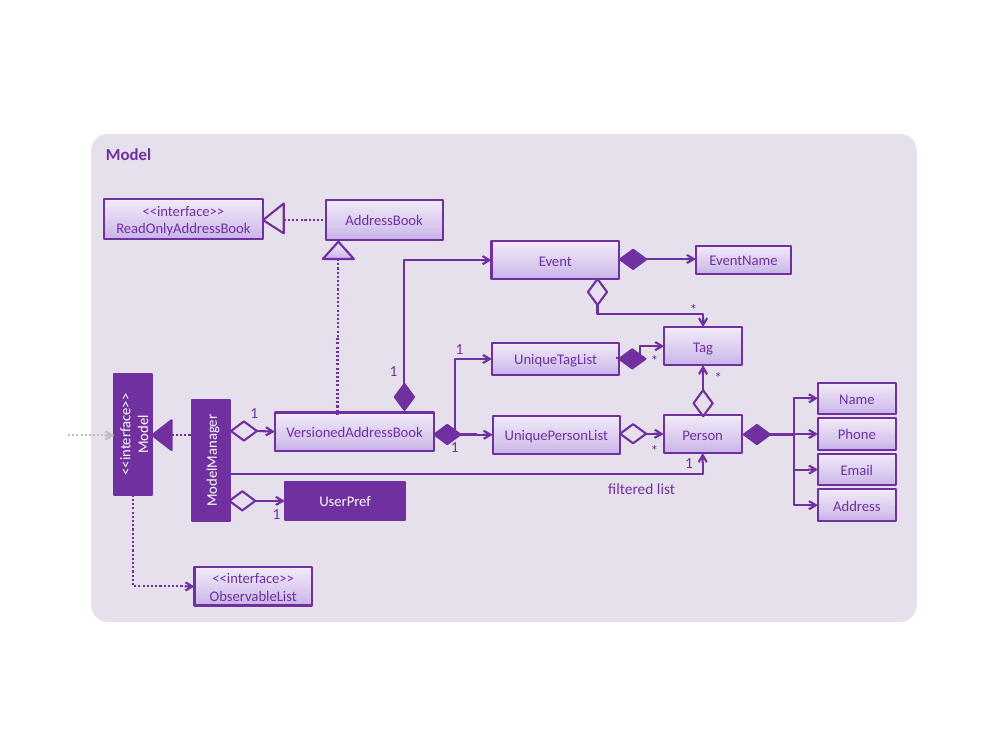
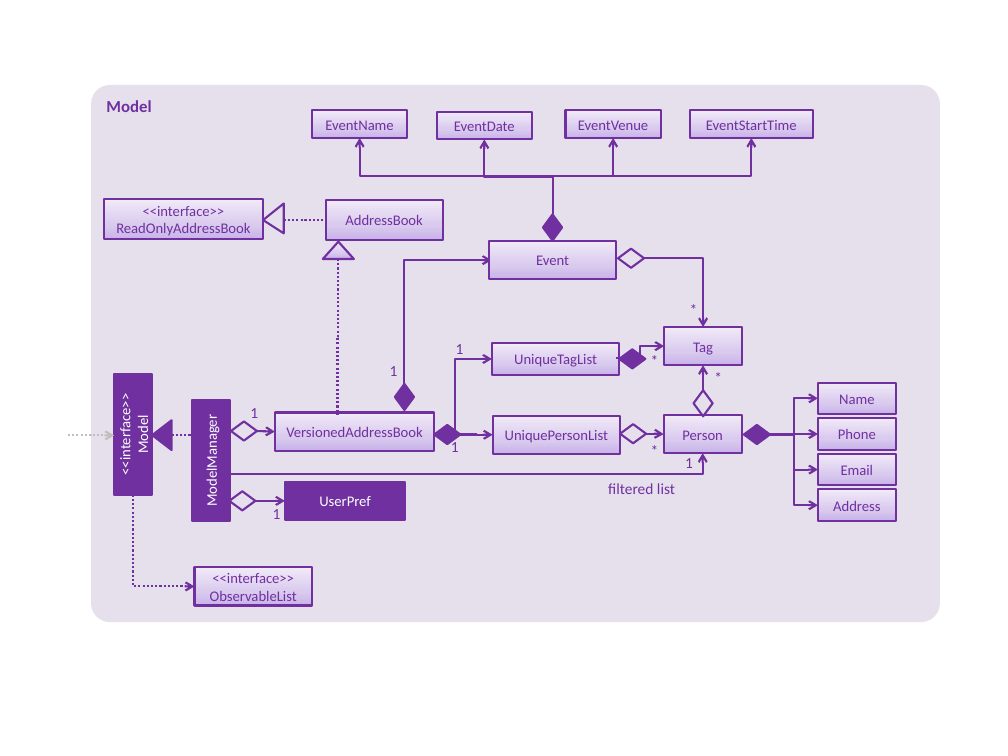
Before and after one commit to wm28/main, a slide deck: slide 1 of docs/diagrams/ModelComponentClassBetterOopDiagram.pptx. Drawn at 1008x756 pixels with LibreOffice and Linux fonts; fonts in the diff are those of the drawing. Boxes give left, top, right and bottom in pixels: in the first picture for what was removed or moved away, otherwise in the second. Text is boxed around its words. In the diff, an @@ line names an element or a change of style, - is before the commit and + after.

```diff
--- a/docs/diagrams/ModelComponentClassBetterOopDiagram.pptx
+++ b/docs/diagrams/ModelComponentClassBetterOopDiagram.pptx
@@ rounded rectangle "Model": place and size @@
-rounded rectangle "Model" at (91, 134, 916, 622)
+rounded rectangle "Model" at (91, 85, 939, 622)
@@ rectangle "EventName": place and size @@
-rectangle "EventName" at (696, 246, 790, 273)
+rectangle "EventName" at (312, 110, 407, 137)
@@ rectangle added at (436, 112, 531, 139), fill gradient #C9B5E8 to #D8CBEE to #F0EAF9, outline #7030A0 1.5 pt, 10.5 pt, text #7030A0 @@
+EventDate
@@ rectangle added at (565, 110, 660, 137), fill gradient #C9B5E8 to #D8CBEE to #F0EAF9, outline #7030A0 1.5 pt, 10.5 pt, text #7030A0 @@
+EventVenue
@@ rectangle added at (689, 110, 812, 137), fill gradient #C9B5E8 to #D8CBEE to #F0EAF9, outline #7030A0 1.5 pt, 10.5 pt, text #7030A0 @@
+EventStartTime
@@ elbow arrow added from (552, 215) to (360, 138), #7030A0 1.5 pt @@
@@ elbow arrow added from (552, 215) to (484, 139), #7030A0 1.5 pt @@
@@ elbow arrow added from (552, 215) to (751, 138), #7030A0 1.5 pt @@
@@ elbow arrow added from (552, 215) to (613, 138), #7030A0 1.5 pt @@
@@ diamond at (543, 214, 562, 240): rotation 0 to 270 degrees @@
@@ diamond at (618, 249, 644, 268): rotation 270 to 180 degrees @@
@@ elbow arrow removed from (643, 259) to (696, 259) @@
@@ elbow arrow moved from (598, 305) - (704, 327) to (644, 258) - (704, 327) @@
```
Also in this commit, not shown: 12 other files.
